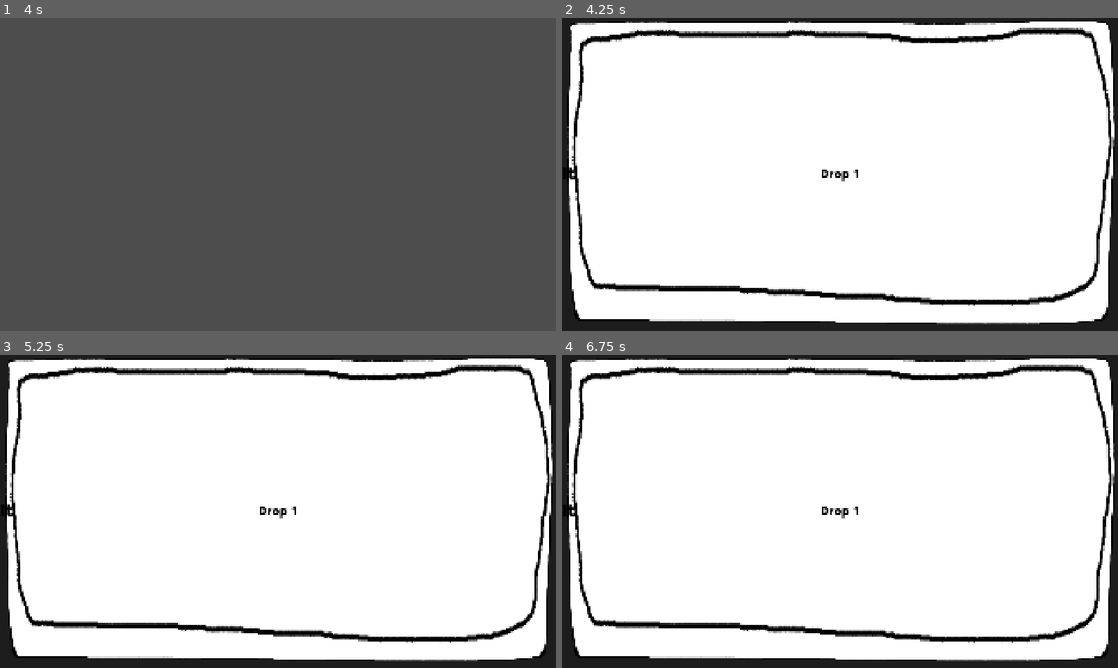
Above: before the commit, frames 1-4 (two rows, left to right).
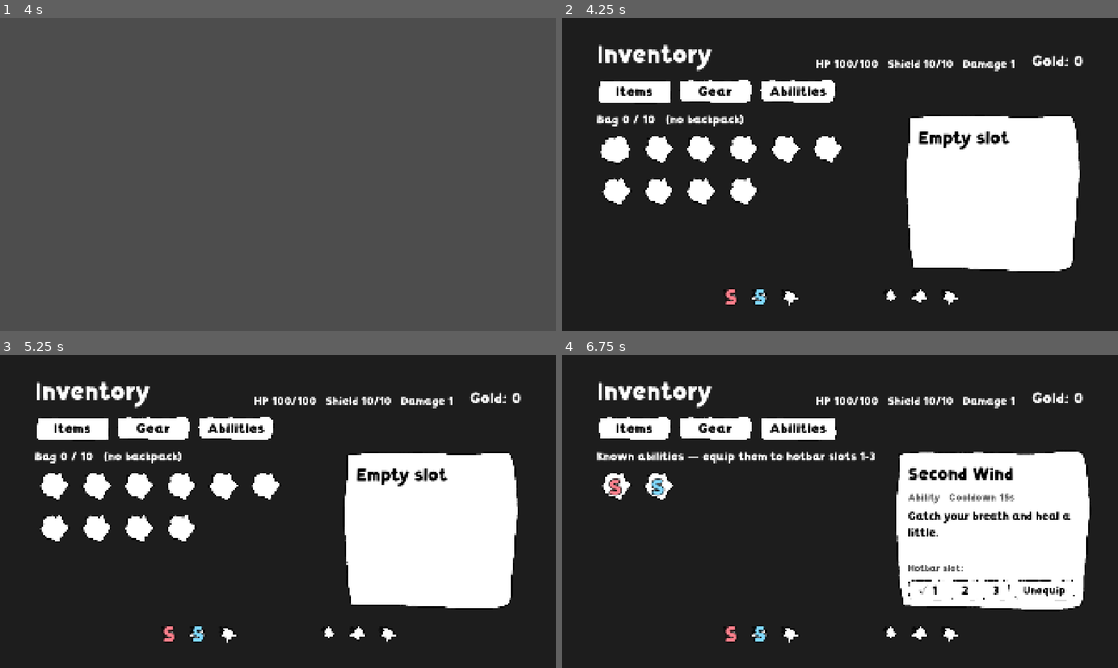
Above: after the commit, the same moments.

Repository: doggoanim/Krits
Game: Godot game, scene res://ui/inventory_menu.tscn
Same seed, same stepped clock (60 frames per second), same inputs: the game is played once before the commit and once after it. This scene is started directly instead of the project's main scene.
Inputs (mouse positions are in pixels of both pictures, inside the frame that each line leads up to):
- Up to frame 1 (4 s): tap Enter at 0.5, 2, 3.5 s; move the mouse to (400, 158) at 0.52 s; hold D (move_right) 0.53-1.25 s; hold Ctrl (crouch_pound) 0.53-1.25 s; click (400, 158) at 0.67 s; tap Space (jump) at 0.77, 1.25, 2.75, 3.77 s; drag from (166, 190) to (250, 237) at 1.27 s; move the mouse to (333, 105) at 2.02 s; hold D (move_right) 2.03-2.75 s; hold Shift (roll_dive) 2.03-2.75 s; drag from (250, 237) to (111, 127) at 2.77 s; move the mouse to (444, 221) at 3.52 s; hold A (move_left) from 3.53 s (still down); tap 1 at 3.6 s
- Up to frame 2 (4.25 s): keep holding A (move_left); tap Tab (menu_inventory) at 4.15 s
- Up to frame 3 (5.25 s): release A (move_left) at 4.25 s; drag from (111, 464) to (194, 433) at 4.27 s; click "Items" at 5 s
- Up to frame 4 (6.75 s): click "Gear" at 5.75 s; click "Abilities" at 6.5 s

Frame 1 is identical in both runs. In frame 2, 73% of the frame differs, in the area x 0-100%, y 1-98%; in frame 3, 73%; in frame 4, 75%.
Error before the commit: Invalid access to property or key 'pressed' on a base object of type 'null instance'. (res://ui/inventory_menu.gd:51)

Commit message:
Fix inventory scene: Details panel parent path
Co-Authored-By: Claude Sonnet 5.5 <noreply@anthropic.com>
Claude-Session: https://claude.ai/code/session_01TYpdm1jACUqsWG6yyTxbgm

Diff:
--- a/ui/inventory_menu.tscn
+++ b/ui/inventory_menu.tscn
@@ -253,7 +253,7 @@
 layout_mode = 2
 size_flags_horizontal = 3
 
-[node name="Details" type="PanelContainer" parent="Margin/Content/Body/DetailsHolder/DetailsHolder"]
+[node name="Details" type="PanelContainer" parent="Margin/Content/Body/DetailsHolder"]
 clip_contents = true
 layout_mode = 1
 anchors_preset = 15
